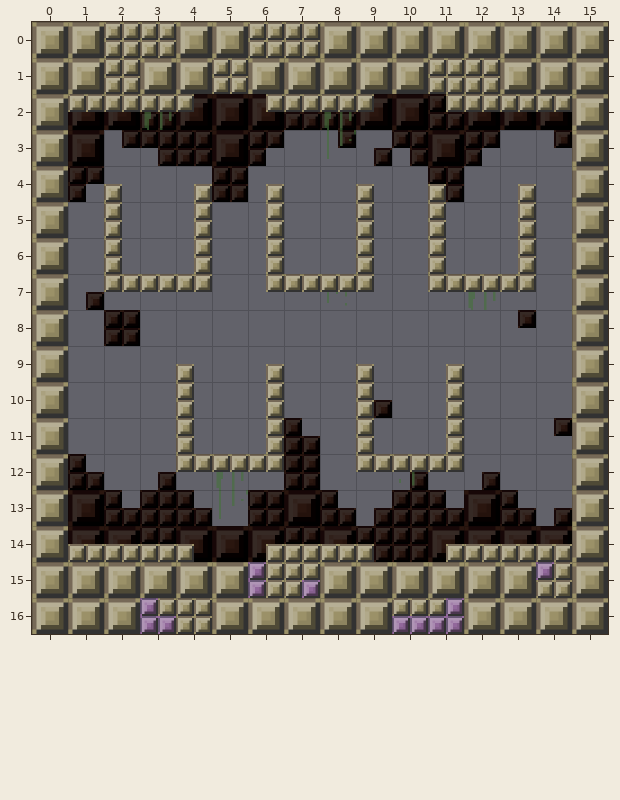
Level history. Tiled map: Demo/assets/maps/13.tmx. This is how it looked before the edit.
Cells are 64x64 px. Shown: x 0..15, y 0..16.
New version:
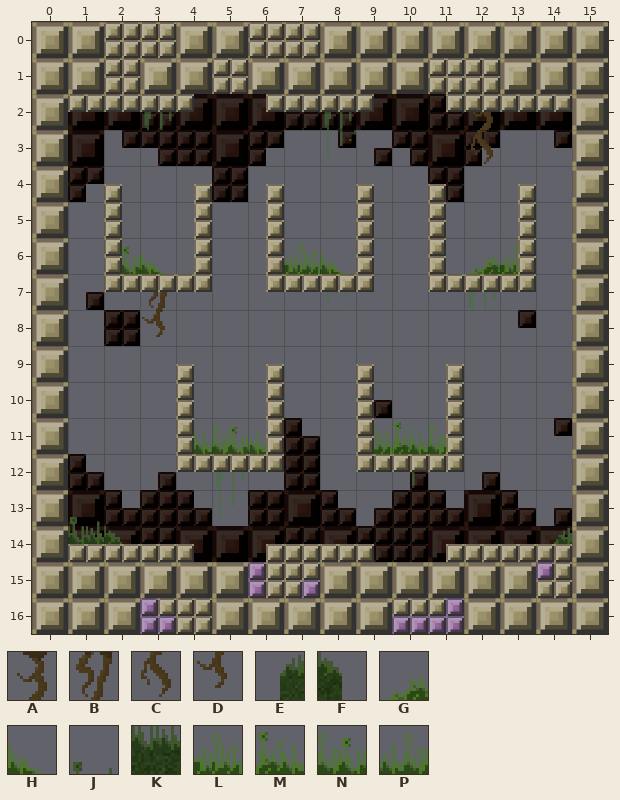
Key: from "large": A 12, B 13, C 26, D 27, E 38, F 39, G 40, H 41, J 83, K 97, L 108, M 109, N 110, P 111.
_ is an empty cell.
The edit:
Layer "detail":
There is now tile A in row 2 at x 12.
There is now tile B in row 7 at x 3.
There is now tile C in row 3 at x 12.
There is now tile D in row 8 at x 3.
There is now tile E in row 14 at x 14.
There is now tile F in row 14 at x 2.
There is now tile G in row 6 at x 12.
There is now tile H in row 6 at x 3 and 8.
There is now tile J in row 13 at x 1.
There is now tile K in row 14 at x 1.
There is now tile L in row 6 at x 7 and 13; in row 11 at x 9.
There is now tile M in row 11 at x 4 and 10.
There is now tile N in row 6 at x 2; in row 11 at x 5 and 11.
There is now tile P in row 11 at x 6.
Pixel boxes of the changes (left, top, right, bottom) in both pictures:
added: (471, 112, 493, 164)
added: (122, 247, 167, 337)
added: (284, 242, 345, 274)
added: (471, 242, 518, 274)
added: (194, 422, 266, 454)
added: (374, 422, 446, 454)
added: (68, 517, 122, 544)
added: (554, 528, 572, 544)
